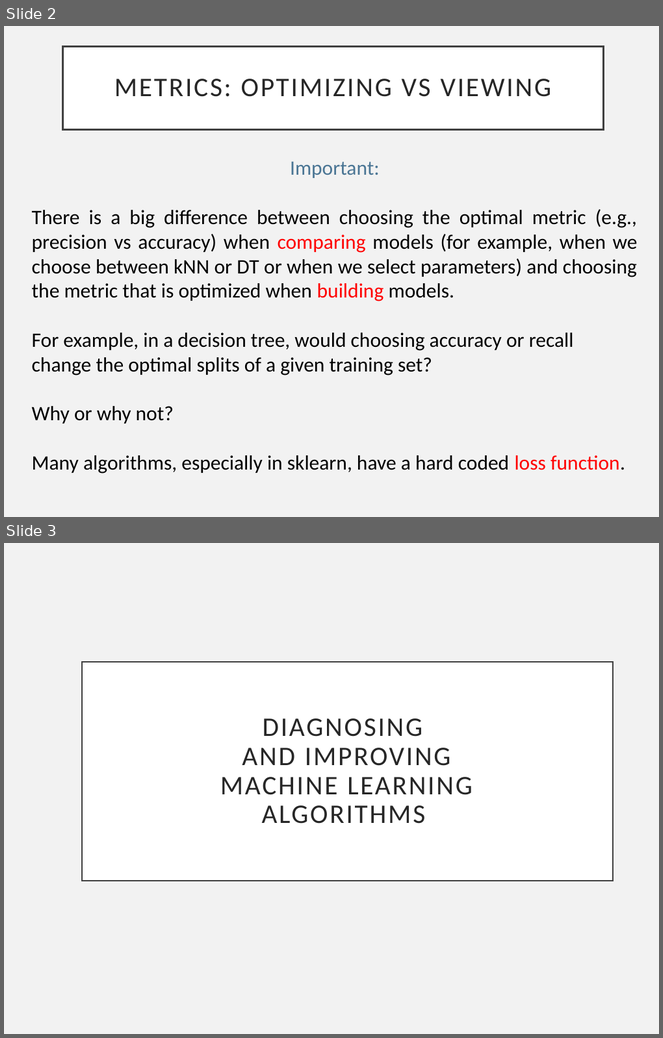
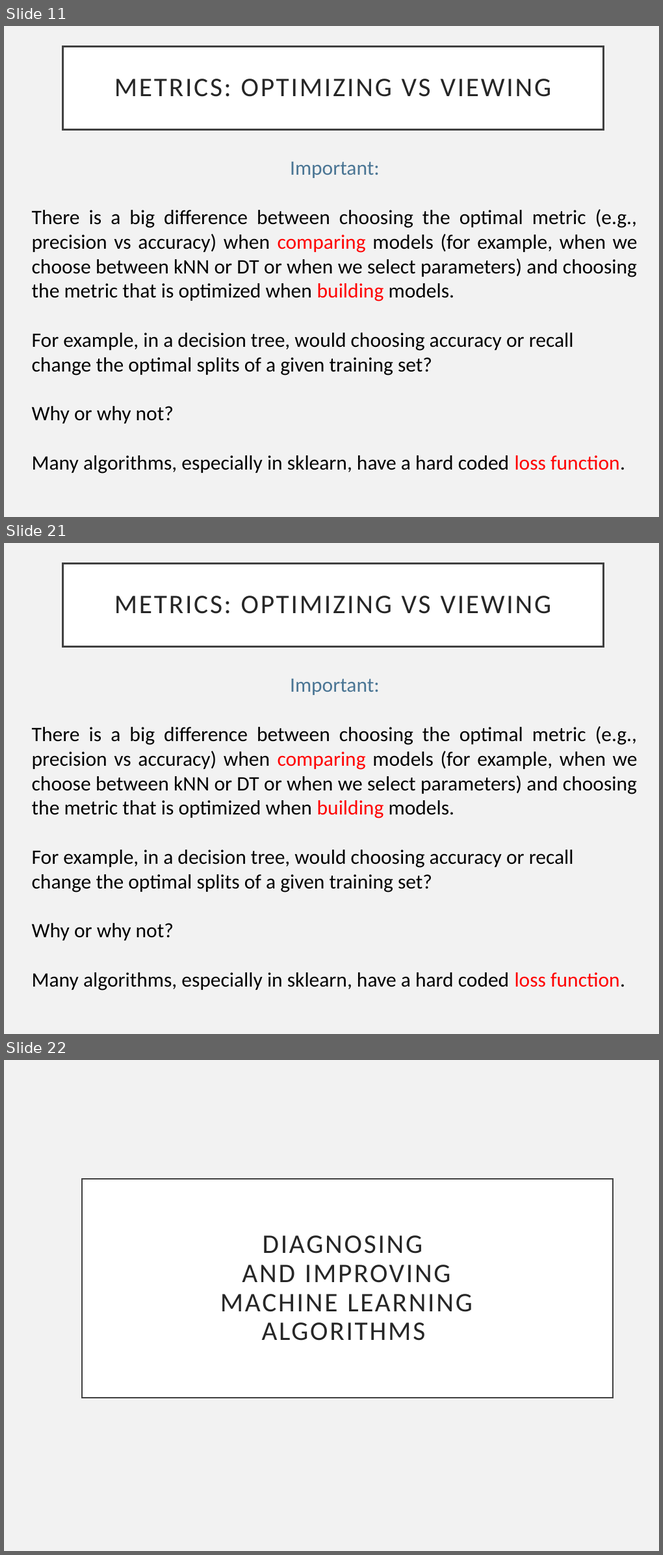
Before and after one commit to VaticanObsSummerSchool2023/lectures, a slide deck: VOSS_Diagnostics.pptx. Shown one above the other, each under a label of ours: slides 2 and 3 before the commit, slides 11, 21 and 22 after it; the slides between them are not shown. The pictures are 663x1038 and 663x1555 pixels, drawn with LibreOffice and Linux fonts; fonts in the diff are those of the drawing. Boxes give left, top, right and bottom in pixels: in the first picture for what was removed or moved away, otherwise in the second. Text is boxed around its words. In the diff, an @@ line names an element or a change of style, - is before the commit and + after.

```diff
--- a/VOSS_Diagnostics.pptx
+++ b/VOSS_Diagnostics.pptx
@@ slide 21 added at (4, 543, 659, 1034), background #F2F2F2 @@
@@ title added at (63, 564, 603, 646), fill #FFFFFF, outline #404040 2.5 pt, 42 pt, text #262626 @@
+METRICS: OPTIMIZING VS VIEWING
@@ text added at (32, 679, 638, 991), 32 pt, text #000000 @@
+Important:
+There is a big difference between choosing the optimal metric (e.g., precision vs accuracy) when comparing models (for example, when we choose between kNN or DT or when we select parameters) and choosing the metric that is optimized when building models.
+For example, in a decision tree, would choosing accuracy or recall change the optimal splits of a given training set?
+Why or why not?
+Many algorithms, especially in sklearn, have a hard coded loss function.
@@ what was slide 2 is now slide 11 @@
@@ what was slide 3 is now slide 22 @@
```
Also in this commit, not shown: 18 other slides added, 1 other file.
